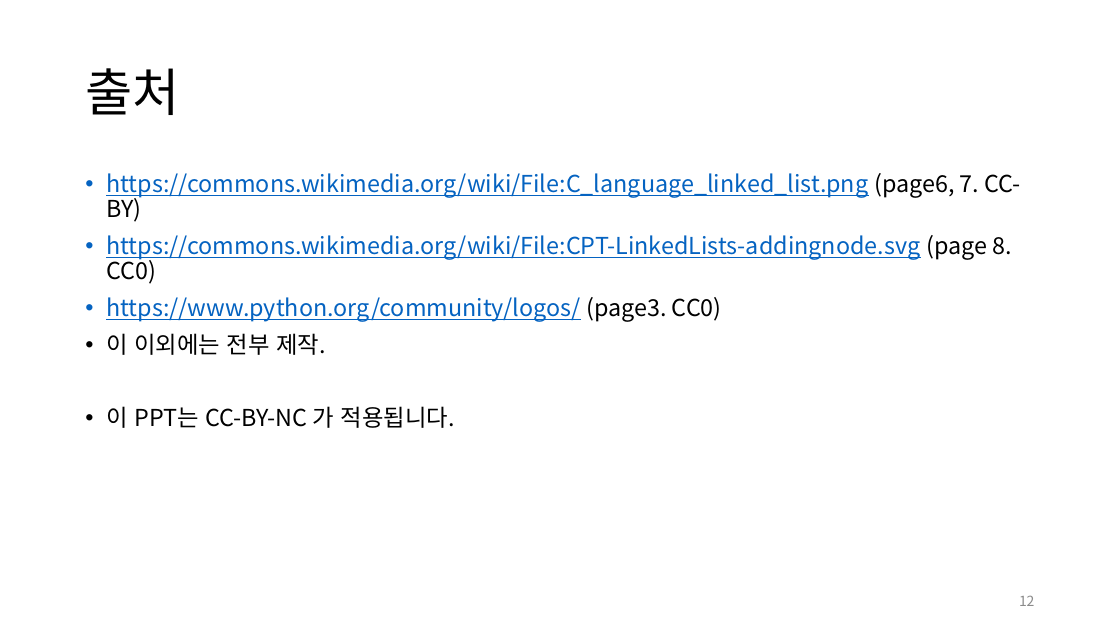
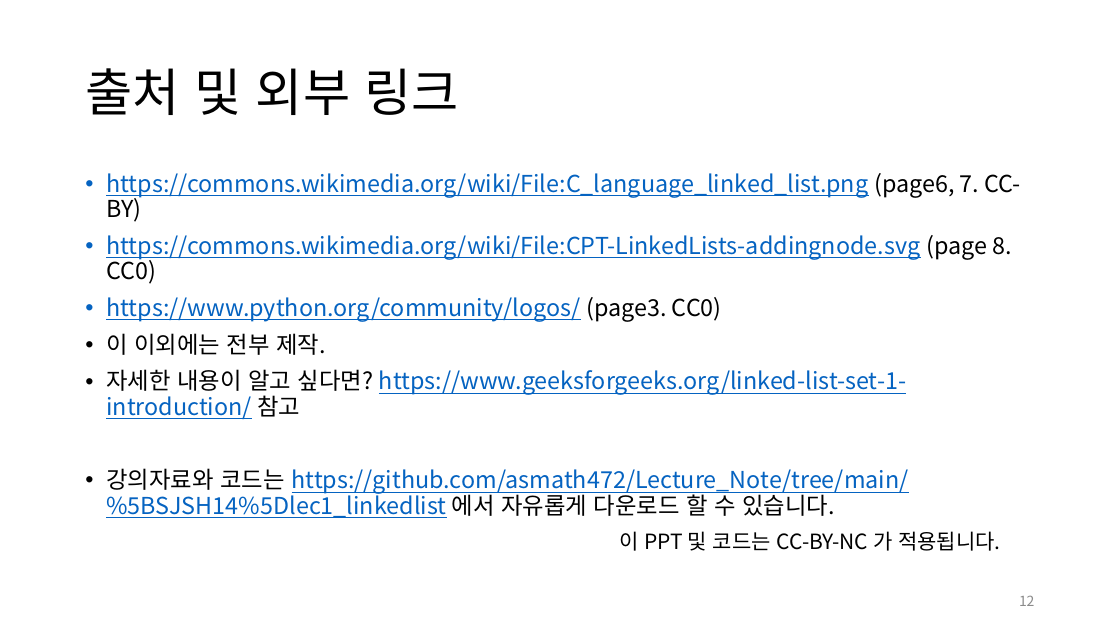
Before and after one commit to lunael-hg/Lecture_Note, a slide deck: slide 12 of [SJSH14]lec1_linkedlist/linkedList.pptx. Drawn at 1120x630 pixels with LibreOffice and Linux fonts; fonts in the diff are those of the drawing. Boxes give left, top, right and bottom in pixels: in the first picture for what was removed or moved away, otherwise in the second. Text is boxed around its words. In the diff, an @@ line names an element or a change of style, - is before the commit and + after.

Commit message:
강의자료 수정

```diff
--- a/[SJSH14]lec1_linkedlist/linkedList.pptx
+++ b/[SJSH14]lec1_linkedlist/linkedList.pptx
@@ title at (85, 68, 459, 115): text changed @@
-출처
+출처 및 외부 링크
@@ text at (106, 369, 909, 518): text changed; text colour #000000 to #0563C1 @@
-• 이 PPT는 CC-BY-NC 가 적용됩니다.
+• 자세한 내용이 알고 싶다면? https://www.geeksforgeeks.org/linked-list-set-1-introduction/ 참고
+• 강의자료와 코드는 https://github.com/asmath472/Lecture_Note/tree/main/%5BSJSH14%5Dlec1_linkedlist 에서 자유롭게 다운로드 할 수 있습니다.
@@ text added at (619, 531, 1000, 551), 18 pt, text #000000 @@
+이 PPT 및 코드는 CC-BY-NC 가 적용됩니다.
```
